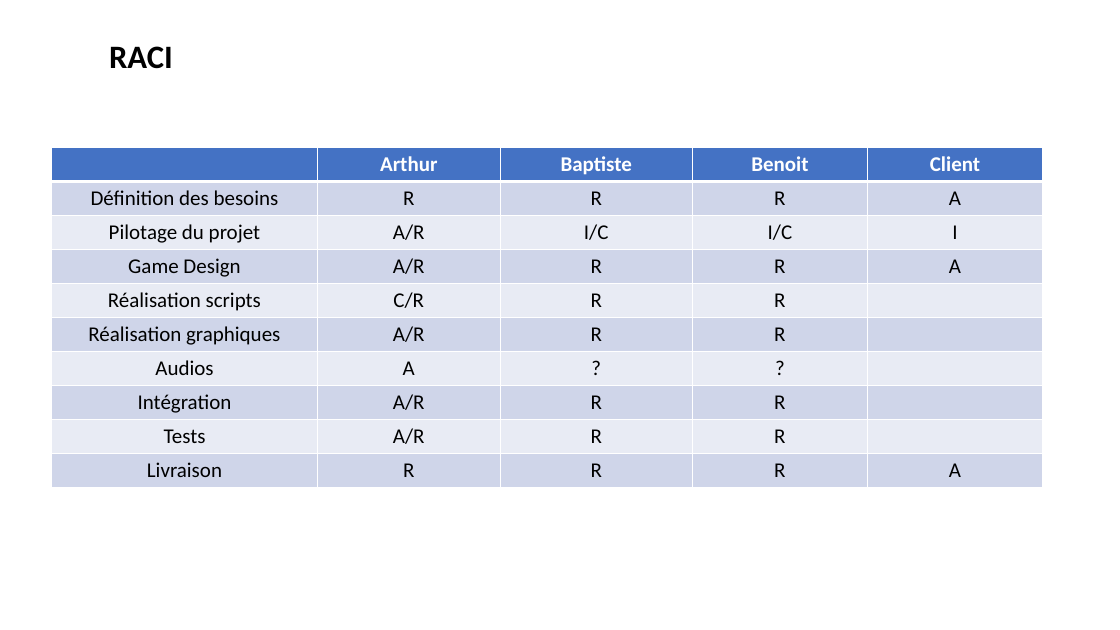
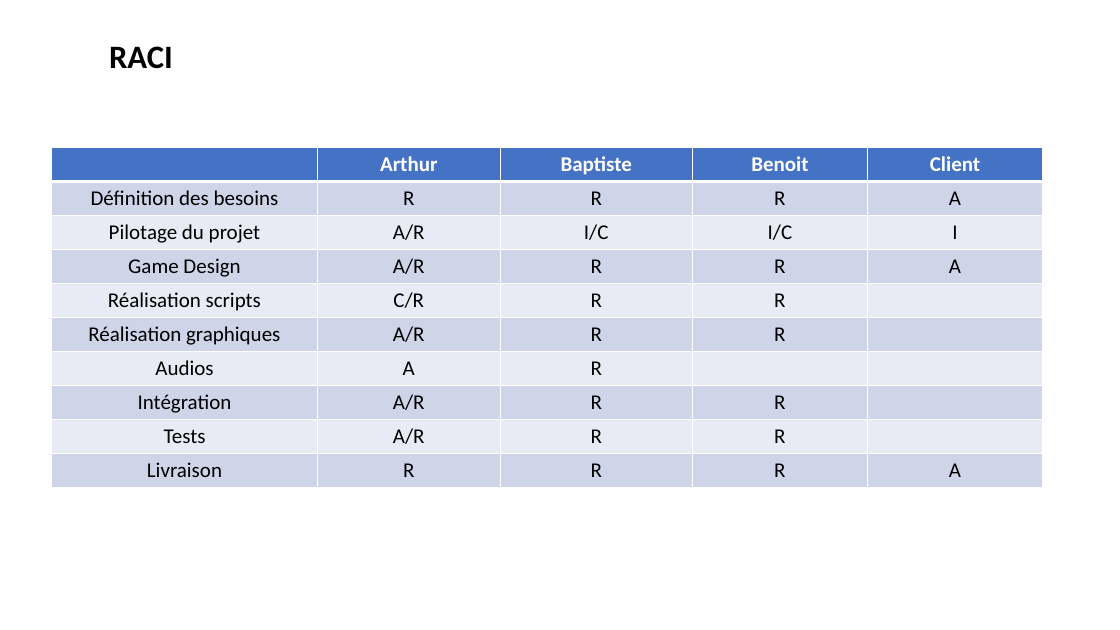
Before and after one commit to ArthurJacquin/Drivers-Fight, a slide deck: slide 4 of SourcesTierces/Planification projet/Diagrammes projet.pptx. Drawn at 1120x630 pixels with LibreOffice and Linux fonts; fonts in the diff are those of the drawing. Boxes give left, top, right and bottom in pixels: in the first picture for what was removed or moved away, otherwise in the second. Text is boxed around its words. In the diff, an @@ line names an element or a change of style, - is before the commit and + after.

```diff
--- a/SourcesTierces/Planification projet/Diagrammes projet.pptx
+++ b/SourcesTierces/Planification projet/Diagrammes projet.pptx
@@ table at (51,147,1042,488) @@
-row 7, column 3: ?
+row 7, column 3: R
-row 7, column 4: ?
+row 7, column 4: 
```
Also in this commit, not shown: 2 other slides changed, 1 slide added, 1 slide removed, 3 other files.
